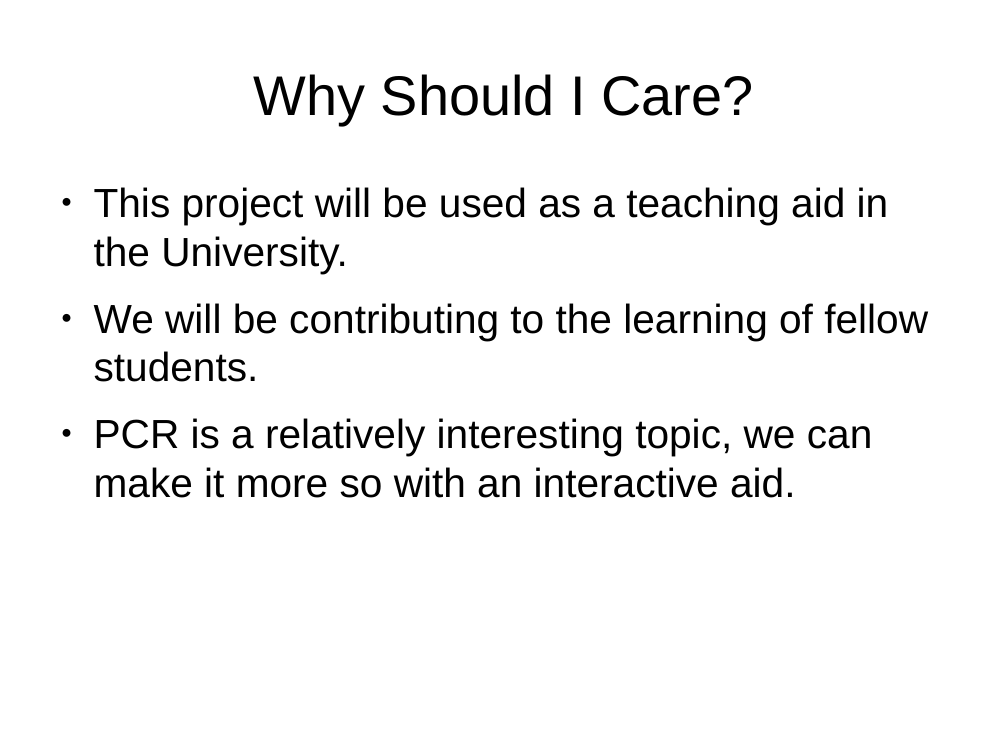
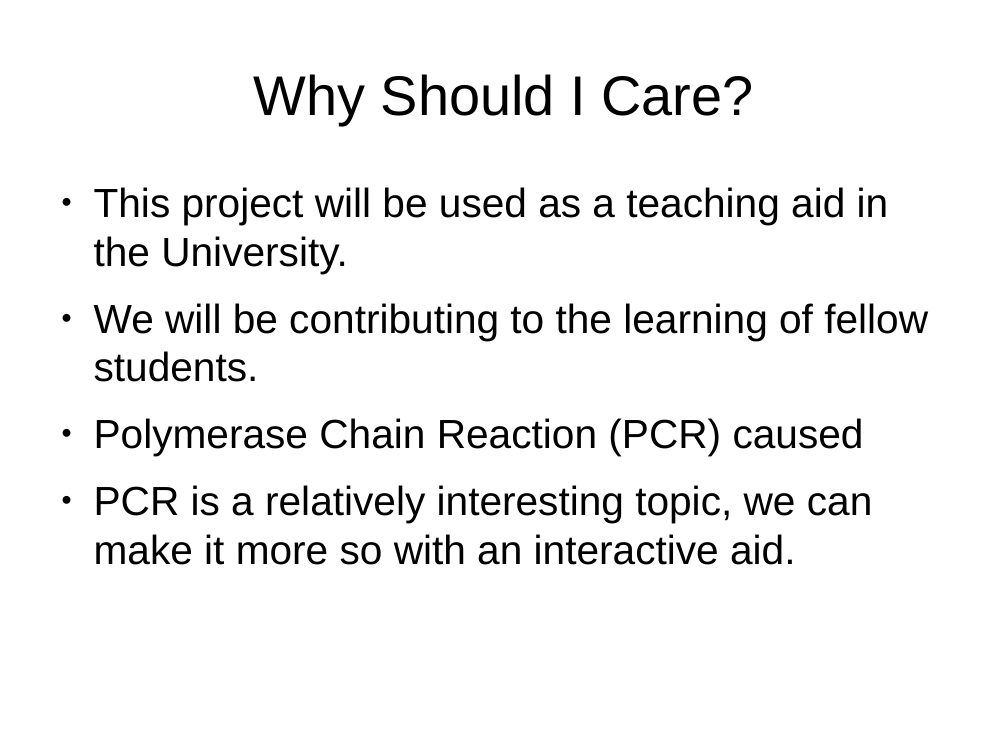
Before and after one commit to Dan-McElroy/Team-Project--Q, a slide deck: slide 4 of docs/progressPresentation/draft.odp. Drawn at 1008x756 pixels with LibreOffice and Linux fonts; fonts in the diff are those of the drawing. Boxes give left, top, right and bottom in pixels: in the first picture for what was removed or moved away, otherwise in the second. Text is boxed around its words. In the diff, an @@ line names an element or a change of style, - is before the commit and + after.

```diff
--- a/docs/progressPresentation/draft.odp
+++ b/docs/progressPresentation/draft.odp
@@ text at (94,418,864,456): paragraph added @@
+● Polymerase Chain Reaction (PCR) caused
```
Also in this commit, not shown: 1 other slide changed, 12 slides added, 1 slide removed, 12 other files.
